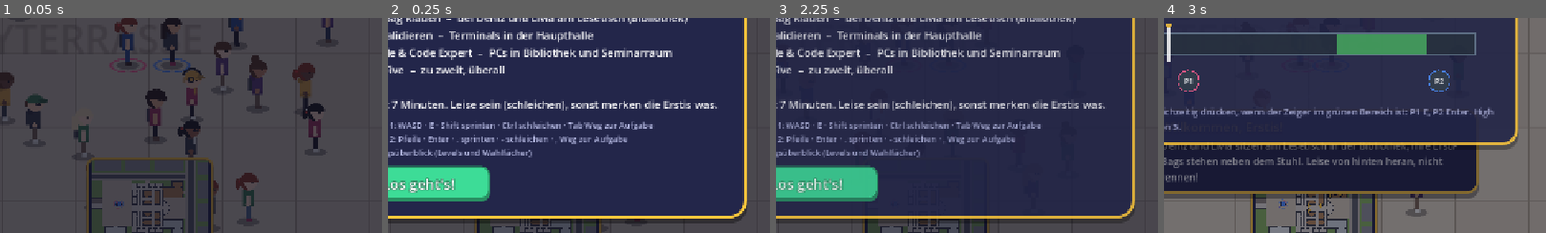
Above: before the commit, frames 1-4 (left to right).
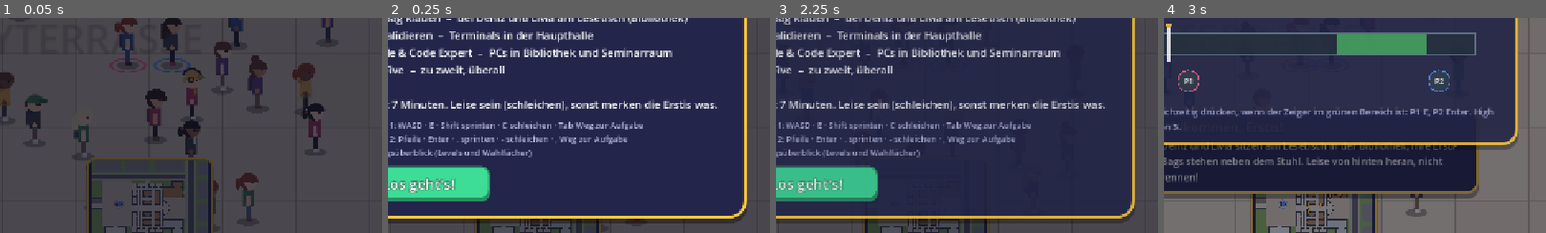
Above: after the commit, the same moments.

Repository: fzehnder/viscon-game
Game: Godot game, scene res://main.tscn
The game is run twice, just before and just after one commit, with the same random seed, the same clock (stepped at 60 frames per second) and the same inputs. This scene is started directly instead of the project's main scene.
Inputs (mouse positions are % of the whole screen's width and height, from its top left):
- Up to frame 1 (0.05 s): no input
- Up to frame 2 (0.25 s): no input
- Up to frame 3 (2.25 s): click "Los geht's!" at 0.5 s; click "Leistungsüberblick · L" at 1.25 s; click "Level 1 starten" at 2 s
- Up to frame 4 (3 s): tap Enter (start) at 2.75 s; move the mouse to (72, 45) at 2.77 s; hold D from 2.78 s (still down); tap E (interact) at 2.85 s; click (72, 45) at 2.92 s
The pictures show only the part of the screen within x 30-80%, y 44-94%; the shares and areas given below are measured in that part.

Frame 1 is identical in both runs. In frame 2, 0.8% of the frame differs, in the area x 31-70%, y 48-52%; in frame 3, 0.7%; in frame 4, nothing differs.

Commit message:
Controls: player 1 sneaks with C instead of Ctrl
Ctrl together with the arrow keys of player 2 is a shortcut of the system
(macOS switches desktops), so sneaking threw both players out of the game.
The key names for texts now come from KEYS.LABELS (sneak, sprint, select)
instead of being written into the strings.

Co-Authored-By: Claude Opus 5.5 <noreply@anthropic.com>

Diff:
--- a/godot/scripts/controls.gd
+++ b/godot/scripts/controls.gd
@@ -1,12 +1,14 @@
 extends RefCounted
 ## Two players on one keyboard. Physical key positions (US layout), so it works on Swiss keyboards too.
-## P1 (left hand side):  WASD move · E interact · Shift sprint · Ctrl sneak · Tab pick a task · Esc leave minigame · 1 2 3 answers
+## P1 (left hand side):  WASD move · E interact · Shift sprint · C sneak · Tab pick a task · Esc leave minigame · 1 2 3 answers
 ## P2 (right hand side): arrows move · Enter interact · . sprint · - (US: /) sneak · , pick a task · Backspace leave minigame · 8 9 0 answers
+## No key that is held is a modifier next to the other player's keys: Ctrl + arrow keys is a shortcut of the system
+## (macOS switches desktops), so sneaking with Ctrl threw both players out of the game.
 
 const PLAYER_KEYS := [
 	{
 		"up": [KEY_W], "down": [KEY_S], "left": [KEY_A], "right": [KEY_D],
-		"interact": [KEY_E, KEY_SPACE], "sprint": [KEY_SHIFT], "sneak": [KEY_CTRL], "select": [KEY_TAB],
+		"interact": [KEY_E, KEY_SPACE], "sprint": [KEY_SHIFT], "sneak": [KEY_C], "select": [KEY_TAB],
 		"abort": [KEY_ESCAPE], "nums": [KEY_1, KEY_2, KEY_3],
 	},
 	{
@@ -23,8 +25,8 @@
 }
 
 const LABELS := [
-	{"ok": "E", "nums": "1 2 3", "dirs": "WASD", "abort": "Esc"},
-	{"ok": "Enter", "nums": "8 9 0", "dirs": "Pfeiltasten", "abort": "Backspace"},
+	{"ok": "E", "nums": "1 2 3", "dirs": "WASD", "abort": "Esc", "sprint": "Shift", "sneak": "C", "select": "Tab"},
+	{"ok": "Enter", "nums": "8 9 0", "dirs": "Pfeiltasten", "abort": "Backspace", "sprint": ".", "sneak": "-", "select": ","},
 ]
 const SOLO_LABELS := {"ok": "E oder Leertaste", "nums": "1 2 3", "dirs": "Pfeiltasten oder WASD", "abort": "Esc"}
 const KEY_NAMES := ["E", "Enter"]
--- a/godot/scripts/main.gd
+++ b/godot/scripts/main.gd
@@ -206,7 +206,11 @@
 	add_child(hud)
 	_add_transcript_button()
 	_update_cameras(0.0, true)
-	var controls := "%s: WASD · E · Shift sprinten · Ctrl schleichen · Tab Weg zur Aufgabe\n%s: Pfeile · Enter · . sprinten · - schleichen · , Weg zur Aufgabe\nL: Leistungsüberblick (Levels und Wahlfächer)" % [Game.name_of(0), Game.name_of(1)]
+	var controls := ""
+	for i in 2:
+		var kl: Dictionary = KEYS.labels_for(i)
+		controls += "%s: %s · %s · %s sprinten · %s schleichen · %s Weg zur Aufgabe\n" % [Game.name_of(i), "WASD" if i == 0 else "Pfeile", kl["ok"], kl["sprint"], kl["sneak"], kl["select"]]
+	controls += "L: Leistungsüberblick (Levels und Wahlfächer)"
 	if night:
 		var d: Dictionary = CH.DEPTS[dept]
 		hud.show_overlay("Nacht", "Es ist 00:30. %s\n\nBleibt nicht zu lange im Lichtkegel der Professoren." % d["night_text"],
@@ -683,7 +687,7 @@
 			st.alert(at, 3.0)
 	if any and not hint_noise_shown:
 		hint_noise_shown = true
-		hud.toast("Psst! Zu laut!", "Die Erstis hören dich und halten ihre Bag fest. Schleichen: %s Ctrl, %s -" % [Game.name_of(0), Game.name_of(1)], 5.0)
+		hud.toast("Psst! Zu laut!", "Die Erstis hören dich und halten ihre Bag fest. Schleichen: %s %s, %s %s" % [Game.name_of(0), KEYS.labels_for(0)["sneak"], Game.name_of(1), KEYS.labels_for(1)["sneak"]], 5.0)
 
 
 func make_noise(at: Vector2, radius: float) -> void:
Not shown, changed: CLAUDE.md
Not shown, changed: godot/README.md
